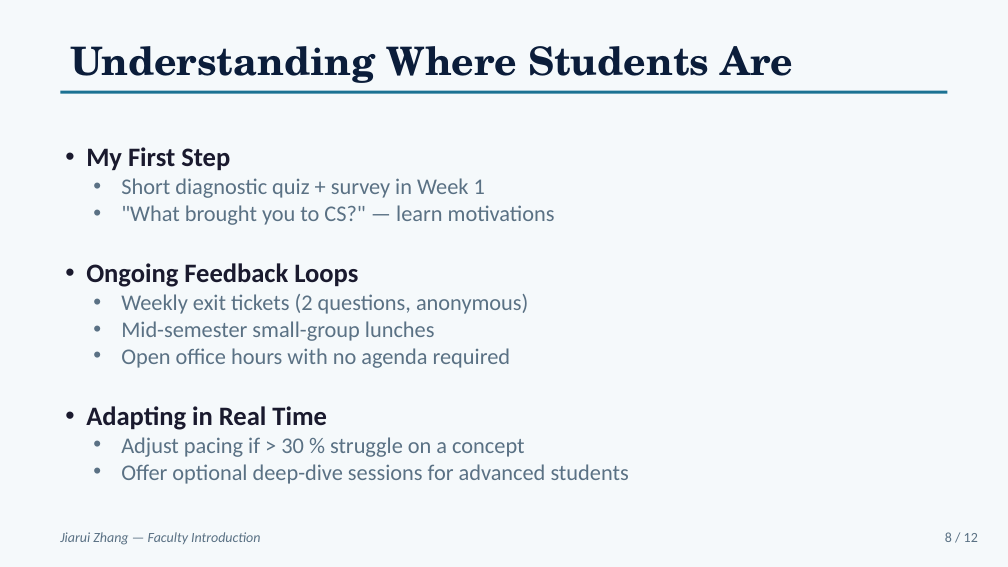
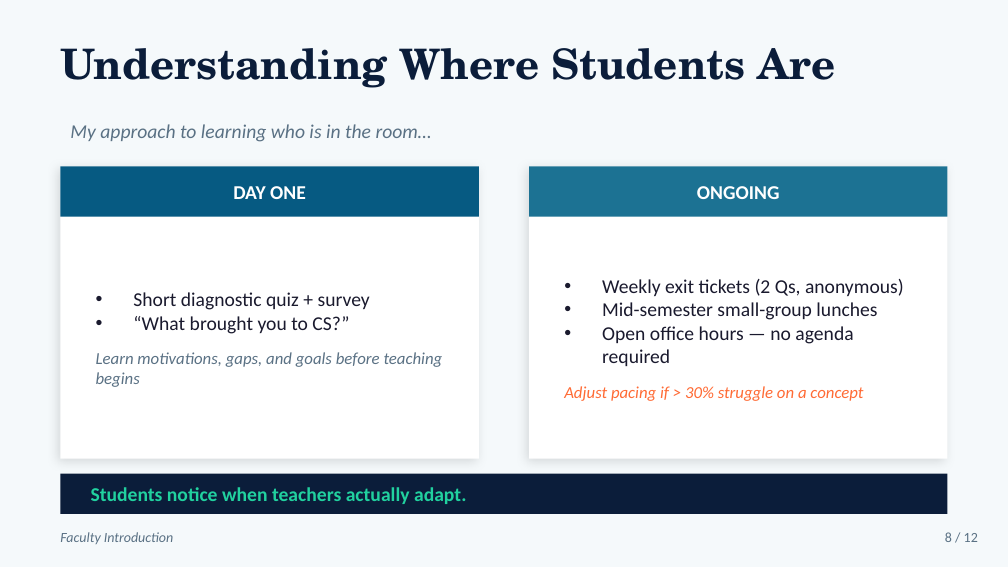
Before and after one commit to zjr506/ppttest, a slide deck: slide 8 of Faculty_Introduction.pptx. Drawn at 1008x567 pixels with LibreOffice and Linux fonts; fonts in the diff are those of the drawing. Boxes give left, top, right and bottom in pixels: in the first picture for what was removed or moved away, otherwise in the second. Text is boxed around its words. In the diff, an @@ line names an element or a change of style, - is before the commit and + after.

```diff
--- a/Faculty_Introduction.pptx
+++ b/Faculty_Introduction.pptx
@@ text "Understanding Where Students Are" at (x1=60, y1=48, x2=836, y2=88): size 28 to 30 pt @@
@@ rectangle removed at (x1=60, y1=91, x2=948, y2=94) @@
@@ text added at (x1=70, y1=124, x2=432, y2=142), 14 pt, text #5A7184, italic @@
+My approach to learning who is in the room…
@@ rectangle added at (x1=60, y1=166, x2=479, y2=459), fill #FFFFFF @@
@@ rectangle added at (x1=60, y1=166, x2=479, y2=217), fill #065A82 @@
@@ rectangle added at (x1=529, y1=166, x2=948, y2=459), fill #FFFFFF @@
@@ rectangle added at (x1=529, y1=166, x2=948, y2=217), fill #1C7293 @@
@@ text added at (x1=233, y1=186, x2=306, y2=199), 14 pt, text #FFFFFF, bold @@
+DAY ONE
@@ text added at (x1=697, y1=186, x2=780, y2=199), 14 pt, text #FFFFFF, bold @@
+ONGOING
@@ text "Weekly exit tickets (2 Qs, ..." moved from (x1=86, y1=147, x2=629, y2=484) to (x1=564, y1=279, x2=904, y2=401) @@
@@ text added at (x1=96, y1=292, x2=443, y2=387), 12 pt, text #5A7184, italic @@
+• Short diagnostic quiz + survey
+• “What brought you to CS?”
+Learn motivations, gaps, and goals before teaching begins
@@ text at (x1=602, y1=279, x2=904, y2=296): text changed; size 16 to 14 pt; text colour #5A7184 to #1A1A2E @@
-• My First Step
-  • Short diagnostic quiz + survey in Week 1
-  • "What brought you to CS?" — learn motivations
-• Ongoing Feedback Loops
-  • Weekly exit tickets (2 questions, anonymous)
+• Weekly exit tickets (2 Qs, anonymous)
@@ text at (x1=564, y1=326, x2=863, y2=401): text changed; size 16 to 12 pt; text colour #5A7184 to #FF6B35; italic on @@
-  • Open office hours with no agenda required
-• Adapting in Real Time
-  • Adjust pacing if > 30 % struggle on a concept
-  • Offer optional deep-dive sessions for advanced students
+• Open office hours — no agenda required
+Adjust pacing if > 30% struggle on a concept
@@ text at (x1=602, y1=302, x2=877, y2=320): size 16 to 14 pt, text colour #5A7184 to #1A1A2E in "Mid-semester small-group lunches"; list level 2 to 1 in "Mid-semester small-group lunches" @@
@@ rectangle added at (x1=60, y1=474, x2=948, y2=514), fill #0B1D3A @@
@@ text added at (x1=91, y1=487, x2=466, y2=504), 14 pt, text #21D19F, bold @@
+Students notice when teachers actually adapt.
@@ text at (x1=60, y1=532, x2=173, y2=544): text changed @@
-Jiarui Zhang — Faculty Introduction
+Faculty Introduction
```
Also in this commit, not shown: 10 other slides changed, 1 slide added, 1 slide removed, 1 other file.
